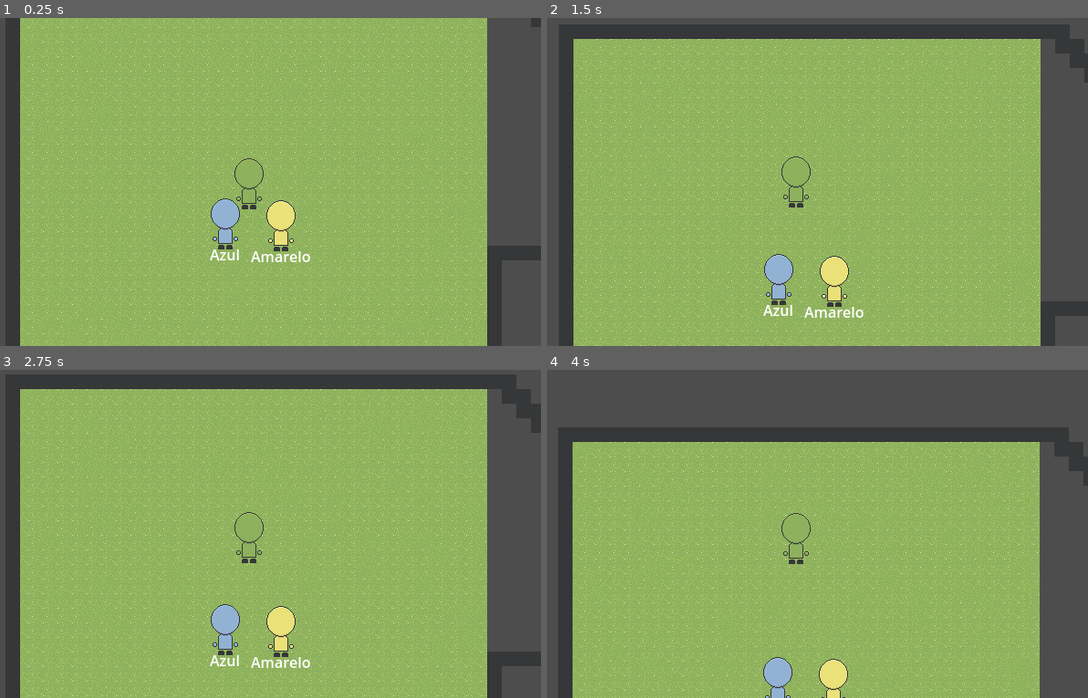
Above: before the commit, frames 1-4 (two rows, left to right).
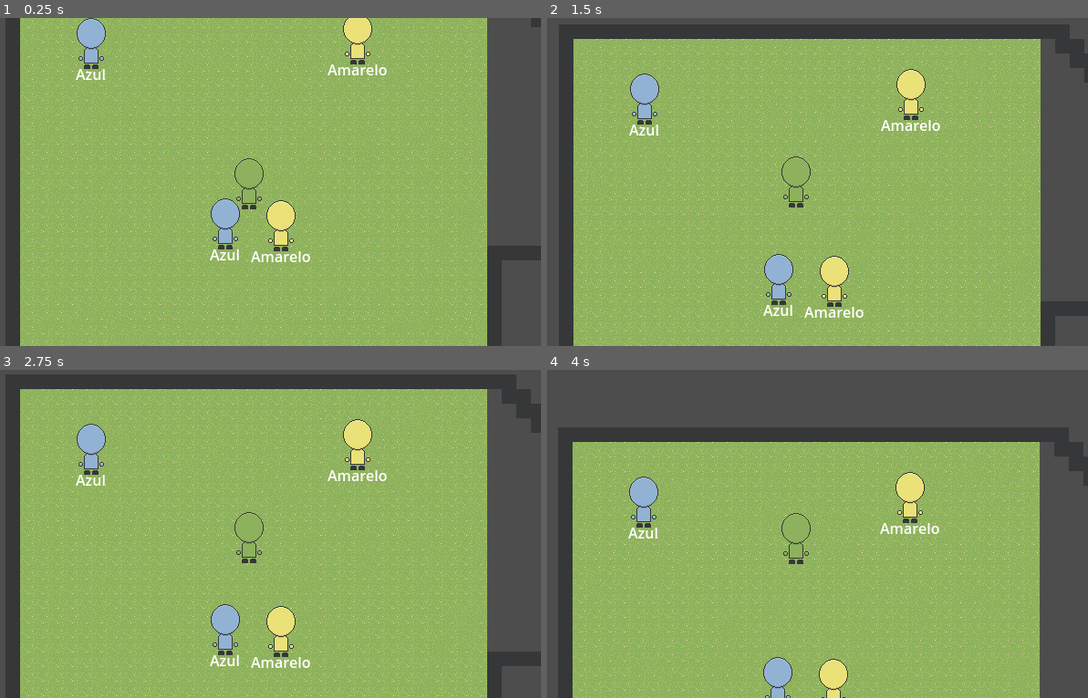
Above: after the commit, the same moments.

Repository: AugustoRemus/DetetiveGrafos
Game: Godot game, scene res://Scenes/DebugTeste/fase_debug.tscn
Same seed, same stepped clock (60 frames per second), same inputs: the game is played once before the commit and once after it.
Inputs (mouse positions are in pixels of both pictures, inside the frame that each line leads up to):
- Up to frame 1 (0.25 s): no input
- Up to frame 2 (1.5 s): tap Enter at 0.5 s; move the mouse to (925, 165) at 0.52 s; hold W (up) 0.53-1.28 s; tap E (E) at 0.6 s; tap A (L) at 0.8, 1.35 s; move the mouse to (676, 198) at 1.27 s; hold S (down) from 1.28 s (still down)
- Up to frame 3 (2.75 s): tap D (R) at 1.55, 2.1 s; move the mouse to (308, 461) at 2.02 s; release S (down) at 2.03 s; hold W (up) from 2.03 s (still down); tap E (E) at 2.3 s
- Up to frame 4 (4 s): move the mouse to (768, 599) at 2.77 s; tap E (E) at 2.85 s; tap A (L) at 3.05, 3.6 s; move the mouse to (968, 583) at 3.52 s; release W (up) at 3.53 s; hold S (down) from 3.53 s (still down); tap D (R) at 3.8 s

The runs differ from the first frame. In frame 1, 1.4% of the frame differs, in the area x 13-72%, y 0-19%; in frame 2, 1.4%, in the area x 15-73%, y 15-36%; in frame 3, 1.4%; in frame 4, 1.4%.

Commit message:
Criação matriz

Diff:
--- a/detetivegrafos/Scenes/DebugTeste/fase_debug.tscn
+++ b/detetivegrafos/Scenes/DebugTeste/fase_debug.tscn
@@ -95,8 +95,8 @@
 
 [node name="FaseDebug" type="Node2D" node_paths=PackedStringArray("ListaNPCs", "logicaRelacoes")]
 script = ExtResource("1_umjxx")
-ListaNPCs = [NodePath("NPCs/BaseNPCs"), NodePath("NPCs/BaseNPCs2")]
-logicaRelacoes = NodePath("logica")
+ListaNPCs = [NodePath("NPCs/BaseNPCs"), NodePath("NPCs/BaseNPCs2"), NodePath("NPCs/BaseNPCs3"), NodePath("NPCs/BaseNPCs4")]
+logicaRelacoes = NodePath("logicaCriacaoGrafo")
 
 [node name="TileMap" type="TileMap" parent="."]
 position = Vector2(2, 0)
@@ -134,5 +134,12 @@
 position = Vector2(147, 198)
 resourceNPC = ExtResource("5_tow86")
 
-[node name="logica" type="Node" parent="."]
+[node name="BaseNPCs3" parent="NPCs" instance=ExtResource("3_ywf2r")]
+position = Vector2(292, -5)
+resourceNPC = ExtResource("4_k7s56")
+
+[node name="BaseNPCs4" parent="NPCs" instance=ExtResource("3_ywf2r")]
+resourceNPC = ExtResource("5_tow86")
+
+[node name="logicaCriacaoGrafo" type="Node" parent="."]
 script = ExtResource("7_0odl8")
--- a/detetivegrafos/Scripts/Fase/AleatorioBase.gd
+++ b/detetivegrafos/Scripts/Fase/AleatorioBase.gd
@@ -1,6 +1,36 @@
 extends LogicaGrafo
 class_name AleatorioSimples
 
-func CriarGrafo(NPCS:Array[NPCClasse]):
-	#print("criando grafo para fase")
-	return 6
+func CriarGrafo(NPCS: Array[NPCClasse]) -> Array:
+	#tanto de players
+	var n = NPCS.size()
+	#começa zerada
+	var matriz_adjacencia = []
+
+	#inicializa com zero
+	for i in range(n):
+		#cria linha zerada
+		var linha = []
+
+		#pra cada coluna
+		for j in range(n):
+			#se for o mesmo numero (diagonal) bota x
+			if (j == i):
+				linha.append("x")
+			#se n zero
+			else:
+				linha.append(0)
+		#adiciona a linha
+		matriz_adjacencia.append(linha)
+
+
+	#preenche com coisa aleatoria, faz até a metade para ficar
+	#um lado igual do outro pois e uma grafo simples
+	for i in range(n/2):
+		for j in range(n):
+			if i != j:
+				#bota 0 ou 1 se forem diferente
+				matriz_adjacencia[i][j] = randi() % 2
+				matriz_adjacencia[j][i] = matriz_adjacencia[i][j]
+
+	return matriz_adjacencia
--- a/detetivegrafos/Scripts/Fase/FaseLogica.gd
+++ b/detetivegrafos/Scripts/Fase/FaseLogica.gd
@@ -11,7 +11,7 @@
 func _ready() -> void:
 	marcadoID()
 	matrizNPCs = logicaRelacoes.CriarGrafo(ListaNPCs)
-	print(matrizNPCs)
+	printar_matriz(matrizNPCs)
 
 
 func marcadoID():
@@ -20,3 +20,11 @@
 	for npc in ListaNPCs:
 		npc.id = contador
 		contador+= 1
+
+
+func printar_matriz(matriz: Array) -> void:
+	for linha in matriz:
+		var linha_str = ""
+		for valor in linha:
+			linha_str += str(valor) + " "
+		print(linha_str.strip_edges())
